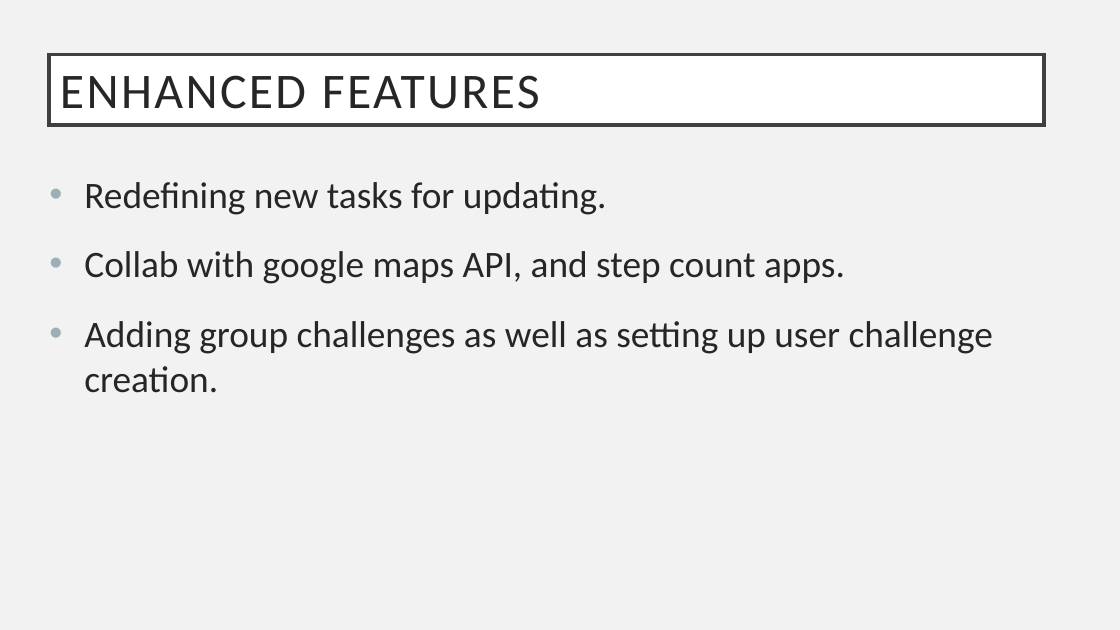
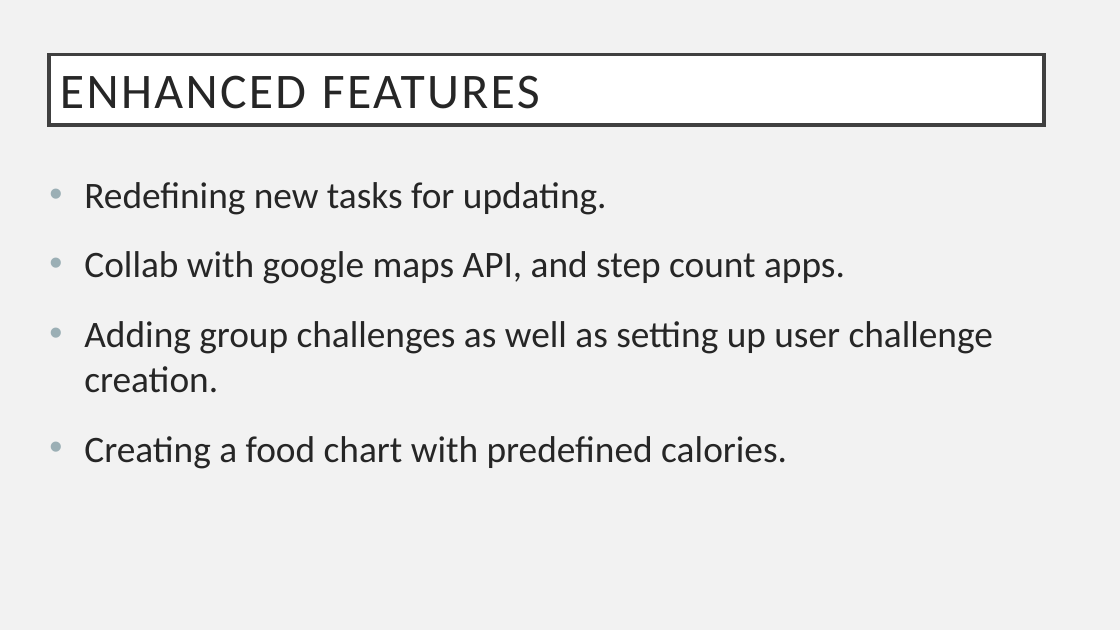
Before and after one commit to annie0sc/gdp_group4, a slide deck: slide 12 of GDP_1.pptx. Drawn at 1120x630 pixels with LibreOffice and Linux fonts; fonts in the diff are those of the drawing. Boxes give left, top, right and bottom in pixels: in the first picture for what was removed or moved away, otherwise in the second. Text is boxed around its words. In the diff, an @@ line names an element or a change of style, - is before the commit and + after.

```diff
--- a/GDP_1.pptx
+++ b/GDP_1.pptx
@@ text at (84,436,787,469): paragraph added @@
+• Creating a food chart with predefined calories.
```
Also in this commit, not shown: 1 other slide changed.
